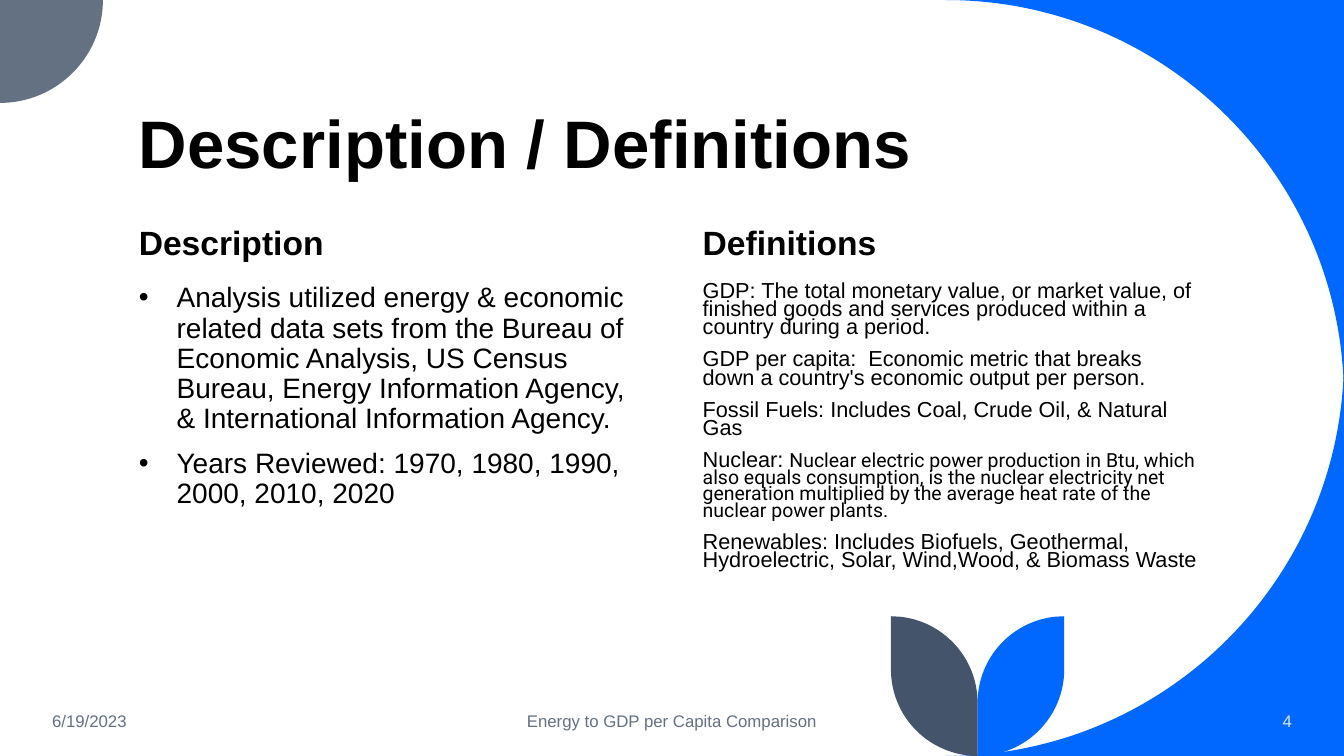
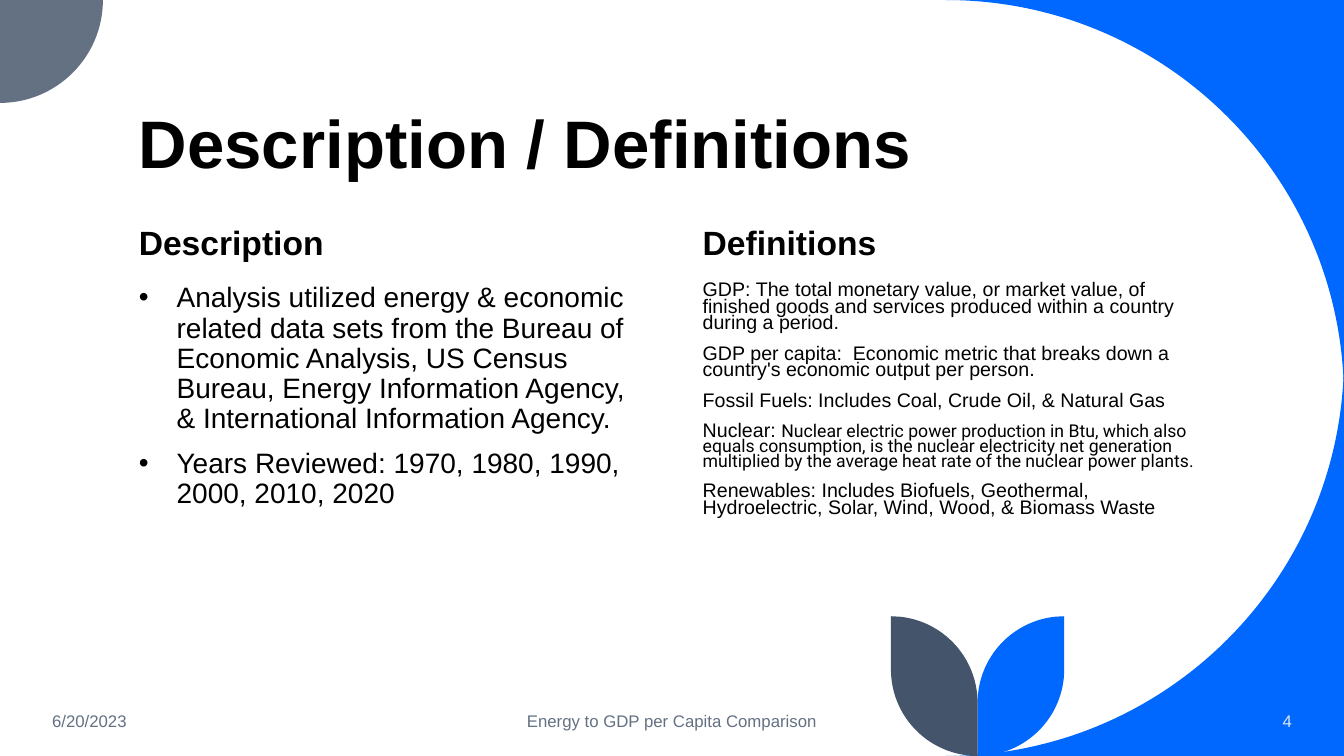
Before and after one commit to lawrence-haggerty/haggerty_energy_gdp_capstone, a slide deck: slide 4 of presentation/haggerty_energy_gdp_1.pptx. Drawn at 1344x756 pixels with LibreOffice and Linux fonts; fonts in the diff are those of the drawing. Boxes give left, top, right and bottom in pixels: in the first picture for what was removed or moved away, otherwise in the second. Text is boxed around its words. In the diff, an @@ line names an element or a change of style, - is before the commit and + after.

```diff
--- a/presentation/haggerty_energy_gdp_1.pptx
+++ b/presentation/haggerty_energy_gdp_1.pptx
@@ text at <box>703,281,1194,471</box>: size 15.5 to 14 pt in "GDP: The total monetary value, or market ...", "GDP per capita: Economic metric that breaks ...", "Fossil Fuels: Includes Coal, Crude Oil, & ...", "Nuclear:"; size 13.9 to 12.6 pt in "Nuclear electric power production in Btu, which ..." @@
@@ text at <box>703,482,1155,518</box>: text changed; size 15.5 to 14 pt @@
-Renewables: Includes Biofuels, Geothermal, Hydroelectric, Solar, Wind,Wood, & Biomass Waste
+Renewables: Includes Biofuels, Geothermal, Hydroelectric, Solar, Wind, Wood, & Biomass Waste
@@ text at <box>52,715,127,727</box>: text changed @@
-6/19/2023
+6/20/2023
```
Also in this commit, not shown: 18 other slides changed, 1 other file.
